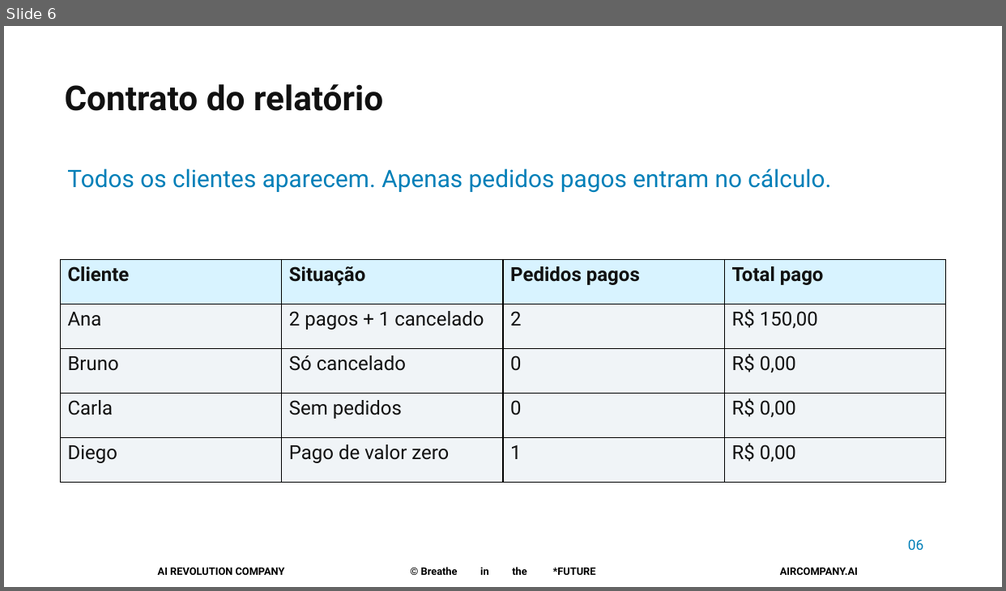
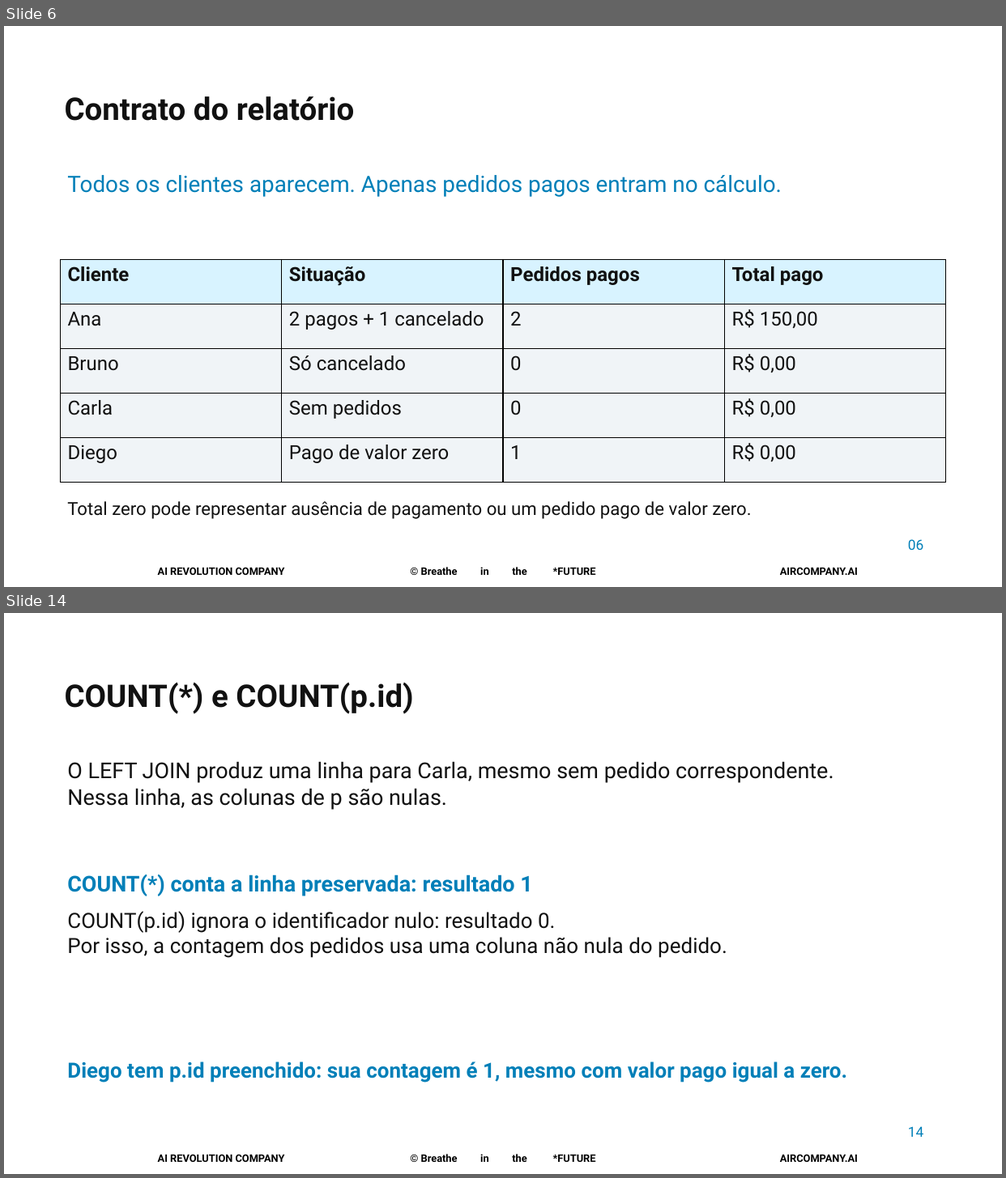
Before and after one commit to pedropalmieri/workshop4-pr-sql-ia, a slide deck: materiais/Workshop4-19nov2026.pptx. Shown one above the other, each under a label of ours: slide 6 before the commit, slides 6 and 14 after it; the slides between them are not shown. The pictures are 1006x591 and 1006x1178 pixels, drawn with LibreOffice and Linux fonts; fonts in the diff are those of the drawing; background and template pictures are left out. Boxes give left, top, right and bottom in pixels: in the first picture for what was removed or moved away, otherwise in the second. Text is boxed around its words. In the diff, an @@ line names an element or a change of style, - is before the commit and + after.

Commit message:
Revisa slides como material didático para o público

```diff
--- a/materiais/Workshop4-19nov2026.pptx
+++ b/materiais/Workshop4-19nov2026.pptx
@@ slide 14 added at box(4, 613, 1002, 1174), background #FFFFFF; not listed: 3 template elements that a slide beside it also shows @@
@@ text added at box(65, 683, 413, 714), 30 pt, text #111111, bold @@
+COUNT(*) e COUNT(p.id)
@@ text added at box(67, 761, 834, 810), 21 pt, text #111111 @@
+O LEFT JOIN produz uma linha para Carla, mesmo sem pedido correspondente.
+Nessa linha, as colunas de p são nulas.
@@ text added at box(67, 875, 532, 897), 21 pt, text #007FB8, bold @@
+COUNT(*) conta a linha preservada: resultado 1
@@ text added at box(67, 911, 727, 958), 20.2 pt, text #111111 @@
+COUNT(p.id) ignora o identificador nulo: resultado 0.
+Por isso, a contagem dos pedidos usa uma coluna não nula do pedido.
@@ text added at box(67, 1062, 847, 1083), 20.2 pt, text #007FB8, bold @@
+Diego tem p.id preenchido: sua contagem é 1, mesmo com valor pago igual a zero.
@@ text added at box(908, 1127, 923, 1137), 13.5 pt, text #007FB8 @@
+14
@@ slide 6 changed as well @@
@@ text "Contrato do relatório": place and size @@
-text "Contrato do relatório" at box(65, 84, 383, 111)
+text "Contrato do relatório" at box(65, 96, 354, 121)
@@ text "Contrato do relatório" at box(65, 96, 354, 121): size 33 to 30 pt @@
@@ text "Todos os clientes aparecem. Apenas ...": place and size @@
-text "Todos os clientes aparecem. Apenas ..." at box(67, 169, 831, 193)
+text "Todos os clientes aparecem. Apenas ..." at box(67, 175, 782, 197)
@@ text "Todos os clientes aparecem. Apenas ..." at box(67, 175, 782, 197): size 23.2 to 21.8 pt @@
@@ text added at box(67, 501, 751, 519), 17.2 pt, text #111111 @@
+Total zero pode representar ausência de pagamento ou um pedido pago de valor zero.
```
Also in this commit, not shown: 6 other slides changed, 6 other slides added, 7 slides removed.
